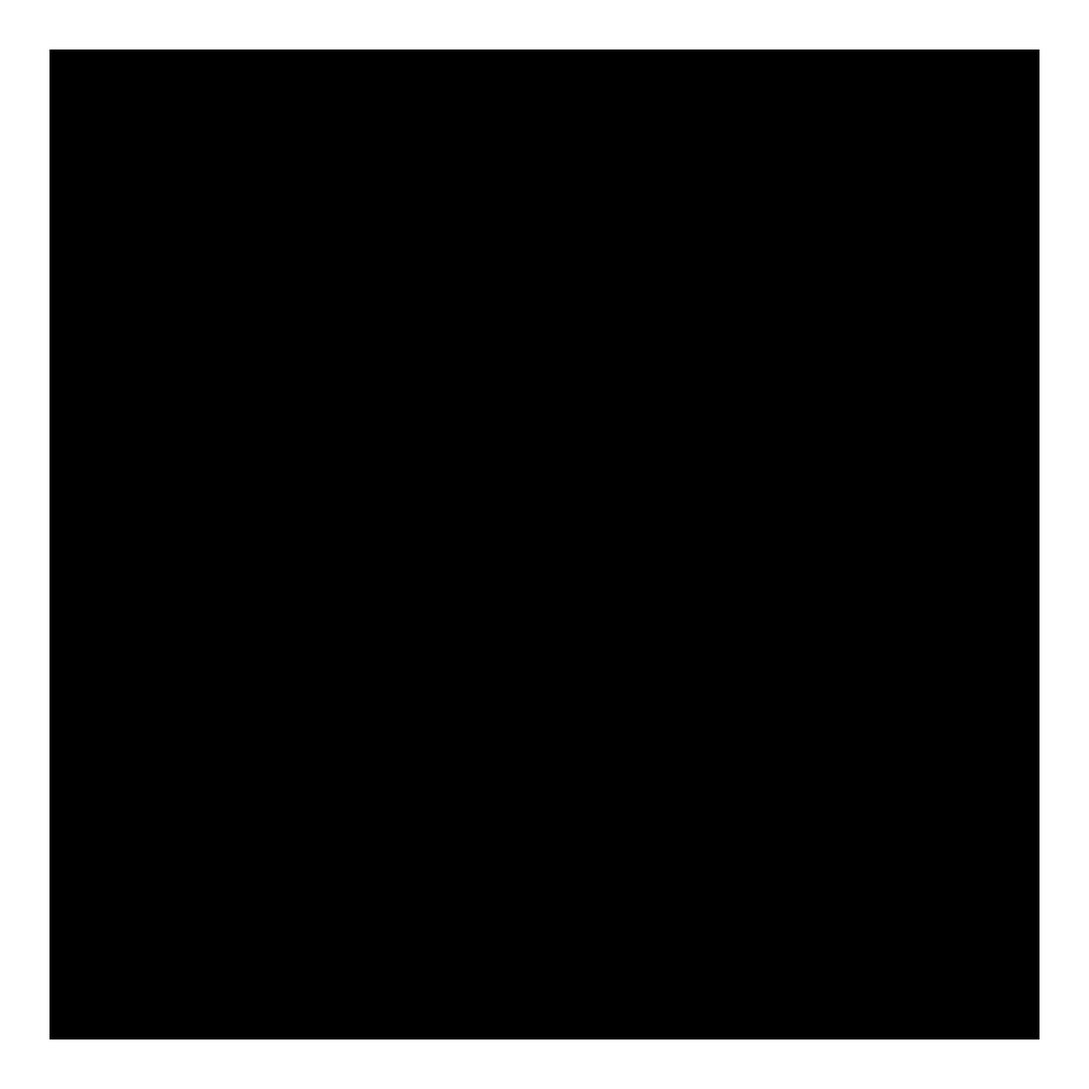
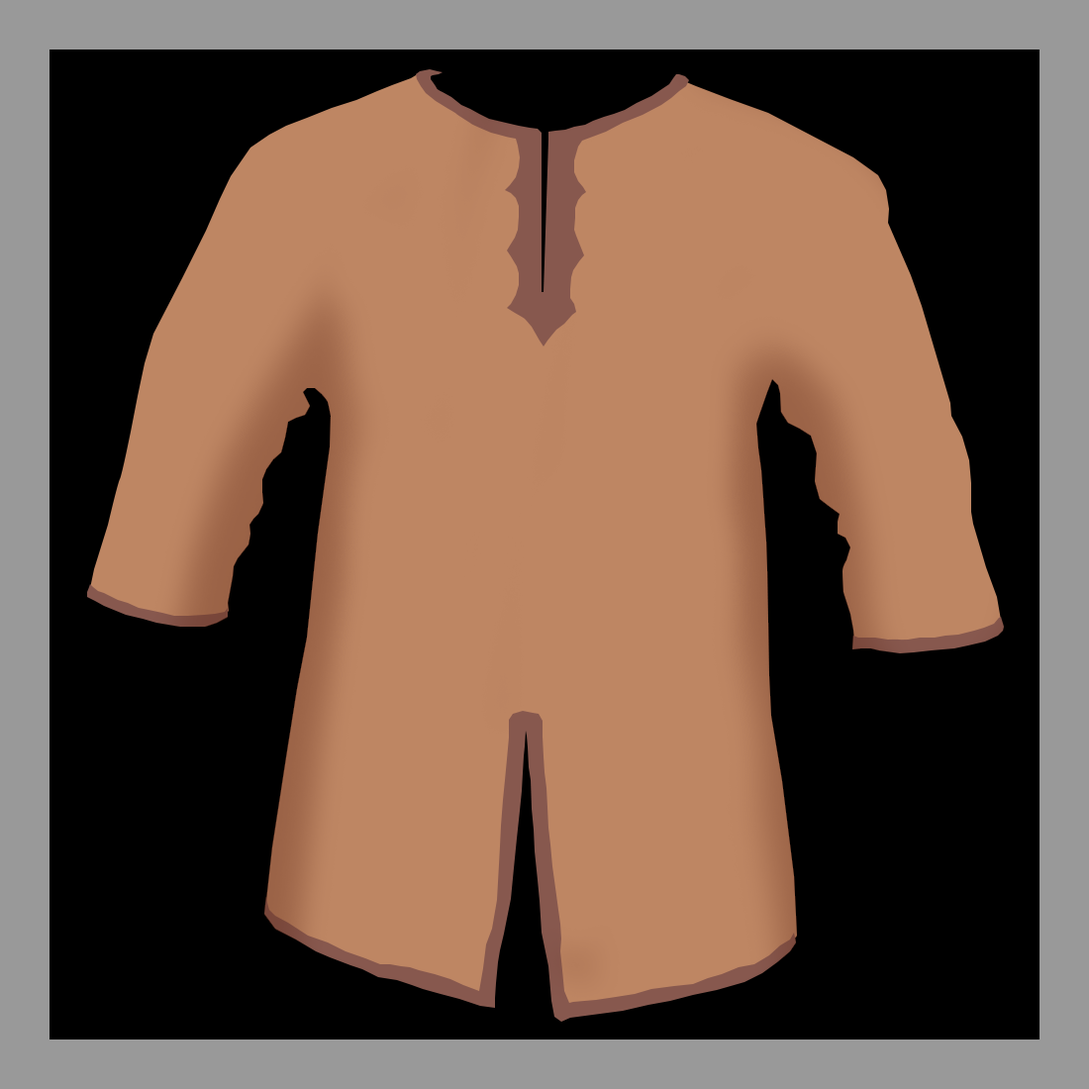
Two versions of the same layered image (w=1089, h=1089). Layer-by-layer changes:
added layer "Warstwa 2" above "Warstwa 1" over [87, 69, 1004, 1022]
painted on "Warstwa 1" over [0, 0, 1089, 1089]
